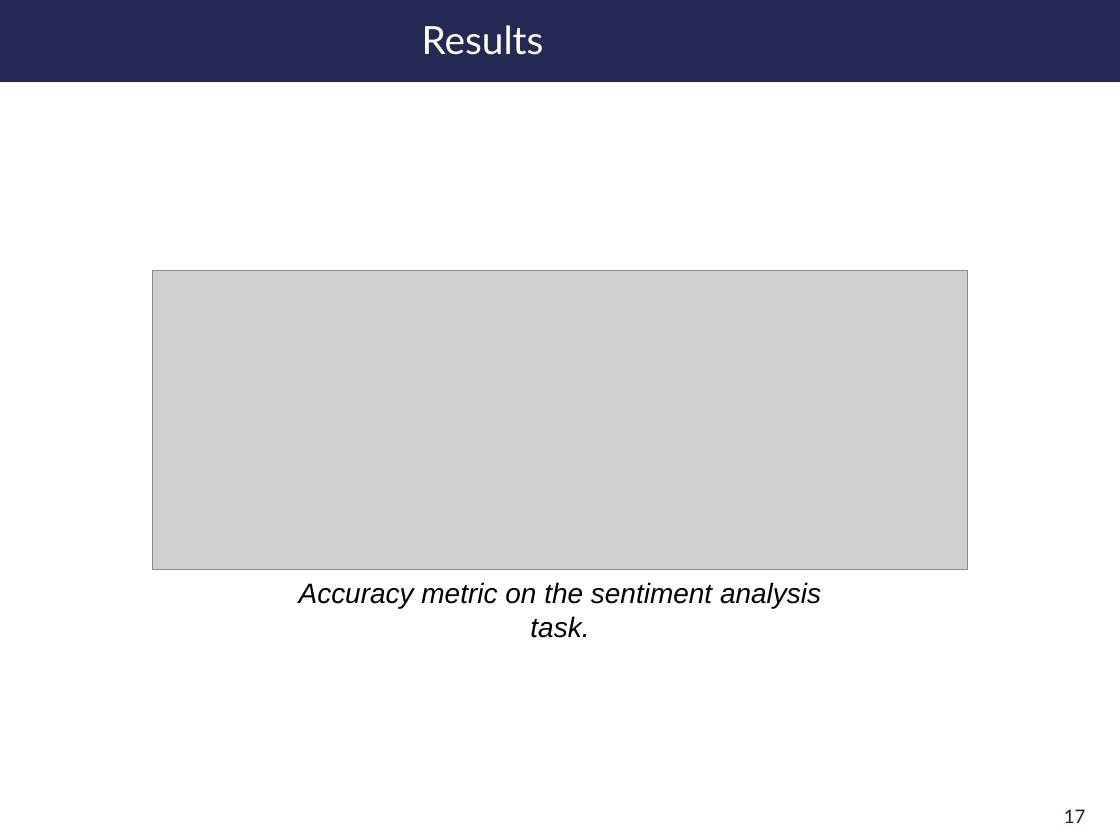
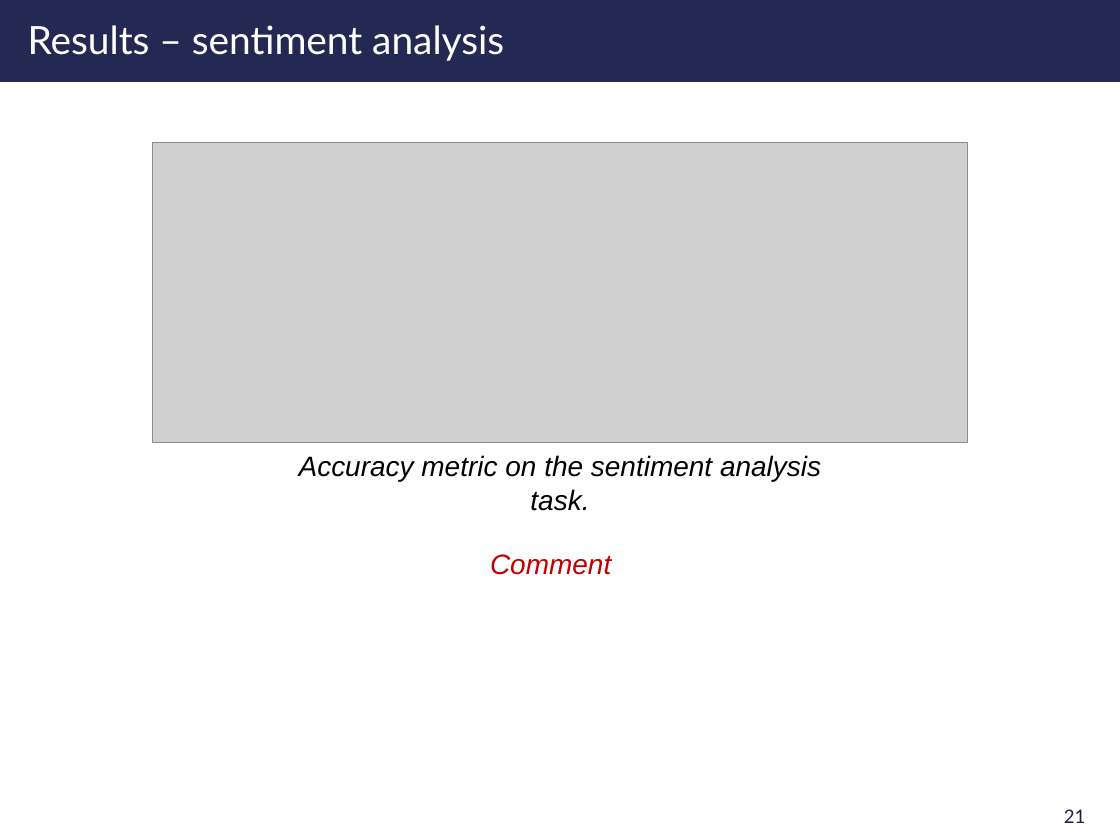
Before and after one commit to clara-gdef/defense, a slide deck: slide 22 of defense.pptx (slide 18 before the commit). Drawn at 1120x840 pixels with LibreOffice and Linux fonts; fonts in the diff are those of the drawing; grey boxes stand for pictures; background and template pictures are left out. Boxes give left, top, right and bottom in pixels: in the first picture for what was removed or moved away, otherwise in the second. Text is boxed around its words. In the diff, an @@ line names an element or a change of style, - is before the commit and + after.

```diff
--- a/defense.pptx
+++ b/defense.pptx
@@ title at bbox=[28, 25, 504, 61]: text changed @@
-Results
+Results – sentiment analysis
@@ picture: place and size @@
-picture at bbox=[152, 270, 967, 570]
+picture at bbox=[152, 143, 967, 444]
@@ text "Accuracy metric on the sentiment ...": place and size @@
-text "Accuracy metric on the sentiment ..." at bbox=[299, 582, 821, 638]
+text "Accuracy metric on the sentiment ..." at bbox=[299, 455, 821, 511]
@@ text added at bbox=[490, 554, 611, 575], 18 pt, text #C00000, italic @@
+Comment
@@ page number at bbox=[1064, 809, 1086, 823]: text changed @@
-17
+21
```
Also in this commit, not shown: 26 other slides changed, 11 slides added, 4 slides removed.
